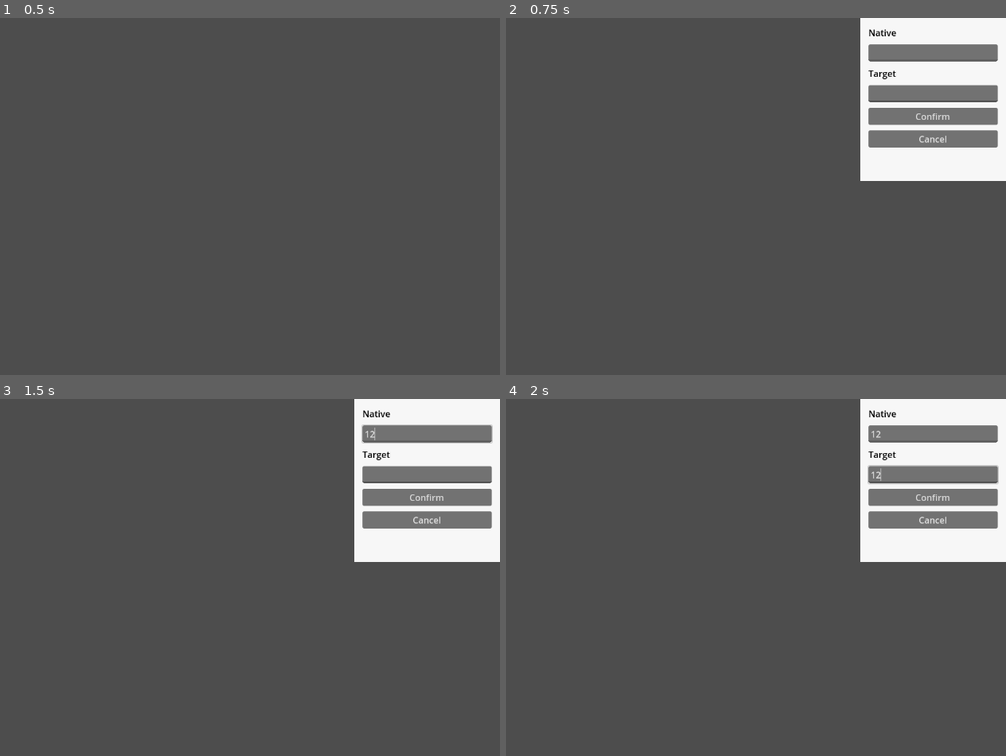
Above: before the commit, frames 1-4 (two rows, left to right).
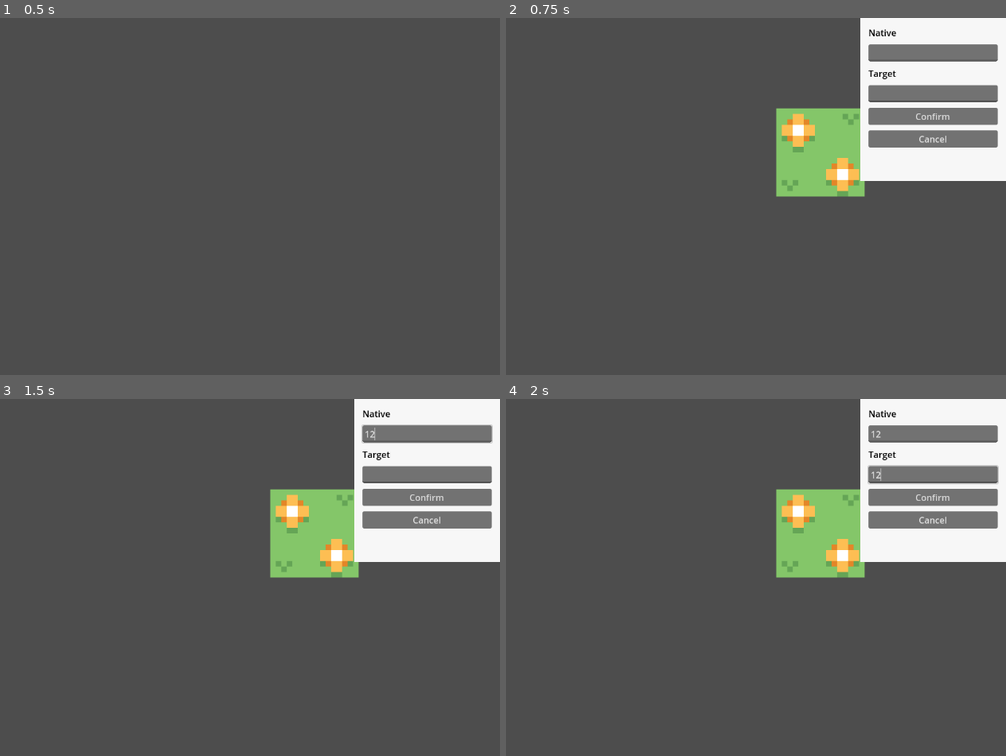
Above: after the commit, the same moments.

Repository: koljapluemer/vocab-city
Game: Godot game, scene res://scenes/Game.tscn
The game is run twice, just before and just after one commit, with the same random seed, the same clock (stepped at 60 frames per second) and the same inputs.
Inputs (mouse positions are in pixels of both pictures, inside the frame that each line leads up to):
- Up to frame 1 (0.5 s): no input
- Up to frame 2 (0.75 s): tap Enter at 0.5 s; move the mouse to (826, 178) at 0.52 s; right-click (826, 178) at 0.6 s; click (826, 178) at 0.67 s
- Up to frame 3 (1.5 s): click (425, 434) at 1.27 s; type "12" at 1.35 s
- Up to frame 4 (2 s): click (931, 473) at 1.5 s; type "12" at 1.58 s

Frame 1 is identical in both runs. In frame 2, 4.3% of the frame differs, in the area x 53-72%, y 25-51%; in frame 3, 4.3%; in frame 4, 4.3%.

Commit message:
make save and load work kind of

Diff:
--- a/scripts/classes/Cell.gd
+++ b/scripts/Cell.gd
@@ -1,8 +1,8 @@
 class_name Cell
 extends Node2D
 
-static var prefabCell = load("res://scenes/prefabs/Cell.tscn")
-static var prefabMapText = load("res://scenes/prefabs/MapText.tscn")
+var prefabCell = load("res://scenes/prefabs/Cell.tscn")
+var prefabMapText = load("res://scenes/prefabs/MapText.tscn")
 
 static var textureEmpty = load("res://assets/Kenney_Tiles/tile_0000.png")
 static var textureEmptyActive = load("res://assets/Kenney_Tiles/tile_0002.png")
@@ -21,16 +21,13 @@
 	mapPos = _mapPos
 	objects = []
 	state = "none"
-
-func create_node_if_not_existing():
-	if node == null:
-		node = prefabCell.instantiate()
-		node.position = mapPos * Grid.cell_size
+	node = prefabCell.instantiate()
+	node.position = mapPos * Grid.cell_size
+	print("init node: ", node, " at ", node.position)
 
 ## States
 
 func set_state_empty():
-	create_node_if_not_existing()
 	state = "empty"
 	node.set_texture(textureEmpty)
 
@@ -42,7 +39,6 @@
 	state = "vocab"
 	targetWord = _targetWord
 	nativeWord = _nativeWord
-	create_node_if_not_existing()
 	node.set_texture(vocabLevelOne)
 	# create label with target
 	var mapText = prefabMapText.instantiate()
@@ -55,18 +51,14 @@
 	objects.append(mapText)
 	parent.add_child(mapText)
 
-
-
 ## Active / Inactive
 
 func set_active():
-	create_node_if_not_existing()
 	isActive = true
 	if state == "empty":
 		node.set_texture(textureEmptyActive)
 
 func set_inactive():
-	create_node_if_not_existing()
 	isActive = false
 	if state == "empty":
 		node.set_texture(textureEmpty)
--- a/scripts/Game.gd
+++ b/scripts/Game.gd
@@ -9,4 +9,5 @@
 		grid.handle_right_click(pos)
 
 func _ready():
+	# return
 	grid.load_grid()
--- a/scripts/Grid.gd
+++ b/scripts/Grid.gd
@@ -29,8 +29,13 @@
 	return grid[pos].state
 
 func get_or_create_cell_at(mapPos):
+	print("get_or_create_cell_at", mapPos)
 	if !grid.has(mapPos):
-		grid[mapPos] = Cell.new(mapPos)
+		print("creating new cell at", mapPos)
+		var cell = Cell.new(mapPos)
+		print("cell created", cell)
+		add_child(cell.node)
+		grid[mapPos] = cell
 	return grid[mapPos]
 
 # Taking input
@@ -40,7 +45,7 @@
 	if get_cell_state(mapPos) == "none":
 		var cell = get_or_create_cell_at(mapPos)
 		cell.set_state_empty()
-		add_child(cell)
+		add_child(cell.node)
 	# make sidebar visible (except if player clicks activeCell, then hide)
 	if activeCellPos != mapPos:
 		$SideBar.show()
@@ -76,6 +81,7 @@
 		save_grid[cell] = grid[cell].get_dict()
 	save_game.store_var(save_grid)
 	print("saved")
+	save_game.close()
 
 func load_grid():
 
@@ -91,6 +97,8 @@
 		var cell_inst = get_or_create_cell_at(cell)
 		# set the state of the cell
 		if save_grid[cell]["state"] == "empty":
+			print("setting empty")
 			cell_inst.set_state_empty()
 		elif save_grid[cell]["state"] == "vocab":
+			print("setting vocab")
 			cell_inst.set_state_vocab(self, save_grid[cell]["targetWord"], save_grid[cell]["nativeWord"])
